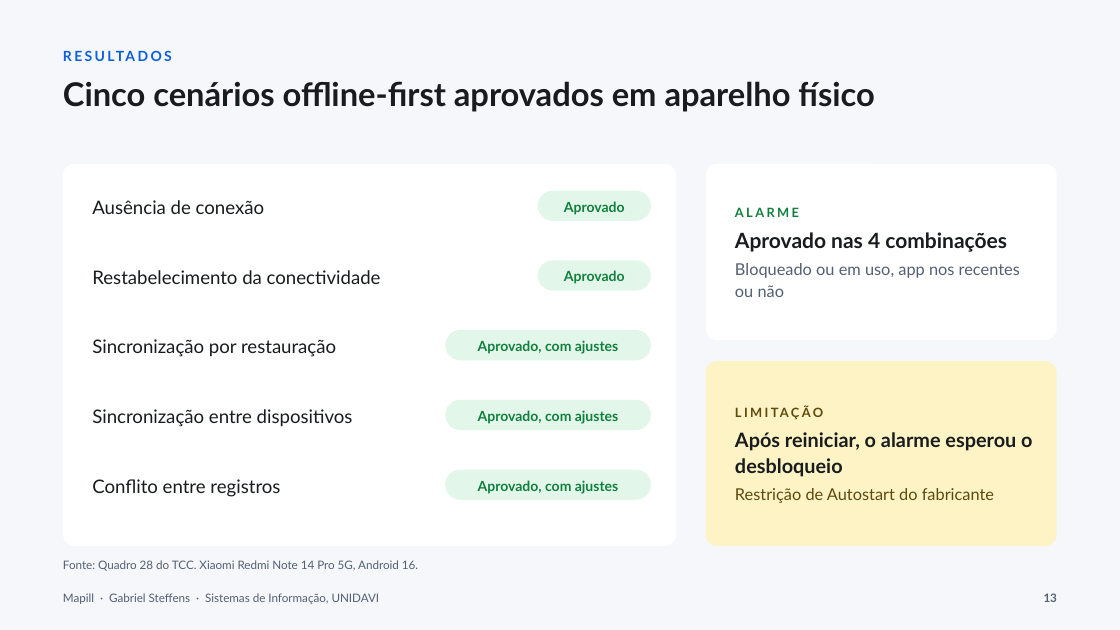
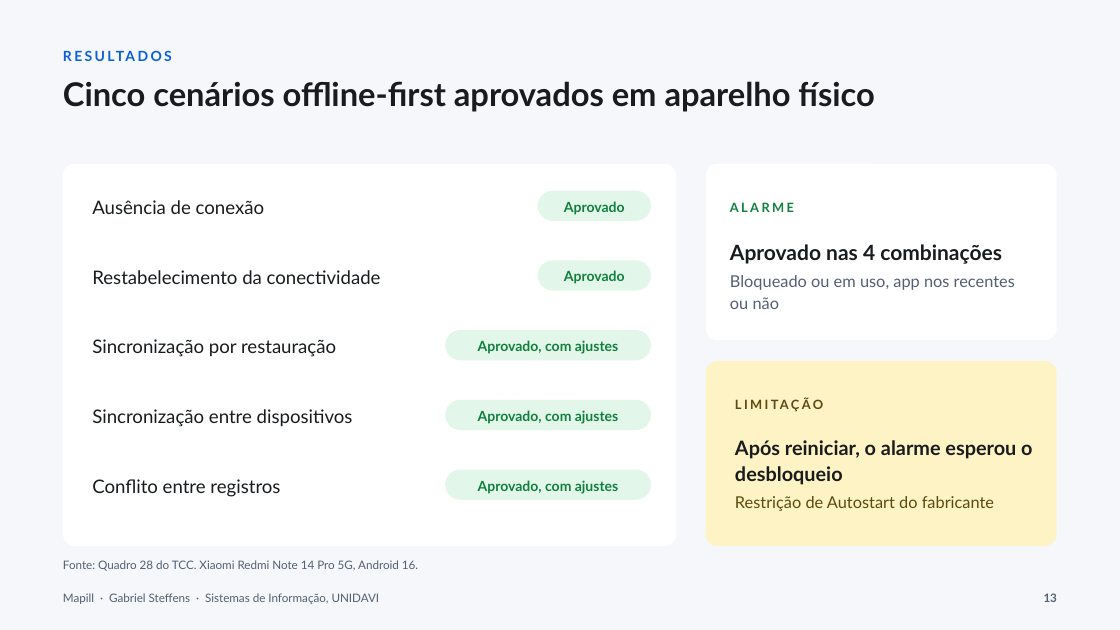
Before and after one commit to gabste8831/Mapill-Health-App, a slide deck: slide 12 of docs/tcc/apresentacao-mapill.pptx (slide 13 before the commit). Drawn at 1120x630 pixels with LibreOffice and Linux fonts; fonts in the diff are those of the drawing. Boxes give left, top, right and bottom in pixels: in the first picture for what was removed or moved away, otherwise in the second. Text is boxed around its words. In the diff, an @@ line names an element or a change of style, - is before the commit and + after.

```diff
--- a/docs/tcc/apresentacao-mapill.pptx
+++ b/docs/tcc/apresentacao-mapill.pptx
@@ text "ALARME" rewrapped from <box>735,207,1020,297</box> to <box>730,202,1015,309</box> @@
@@ text "LIMITAÇÃO": place and size @@
-text "LIMITAÇÃO" at <box>735,432,1032,503</box>
+text "LIMITAÇÃO" at <box>735,440,1032,511</box>
```
Also in this commit, not shown: 6 other slides changed, 1 slide removed.
